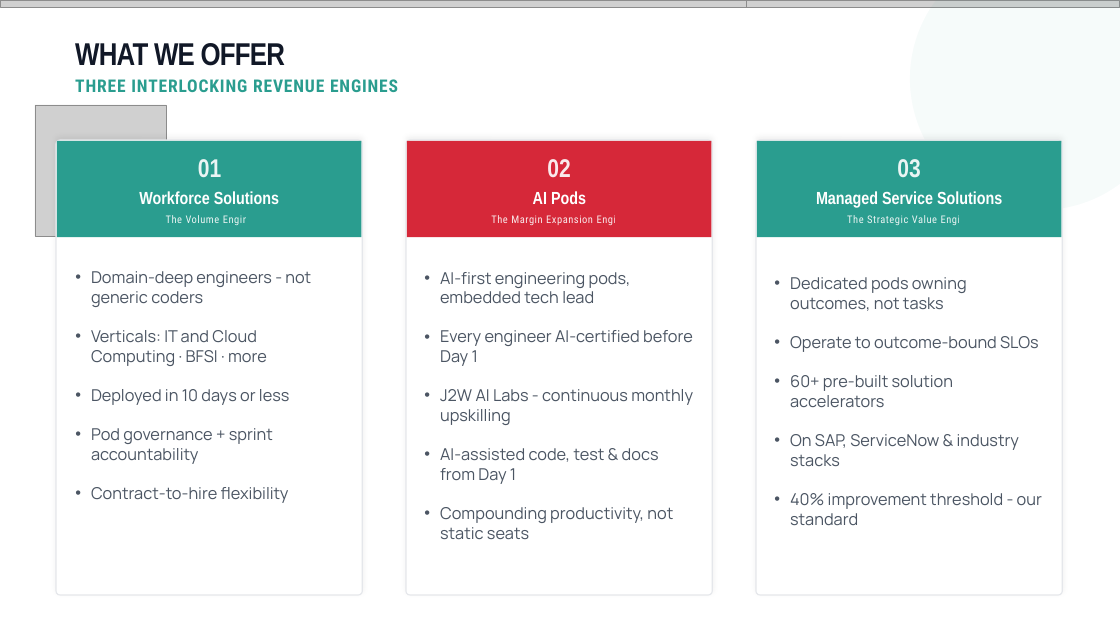
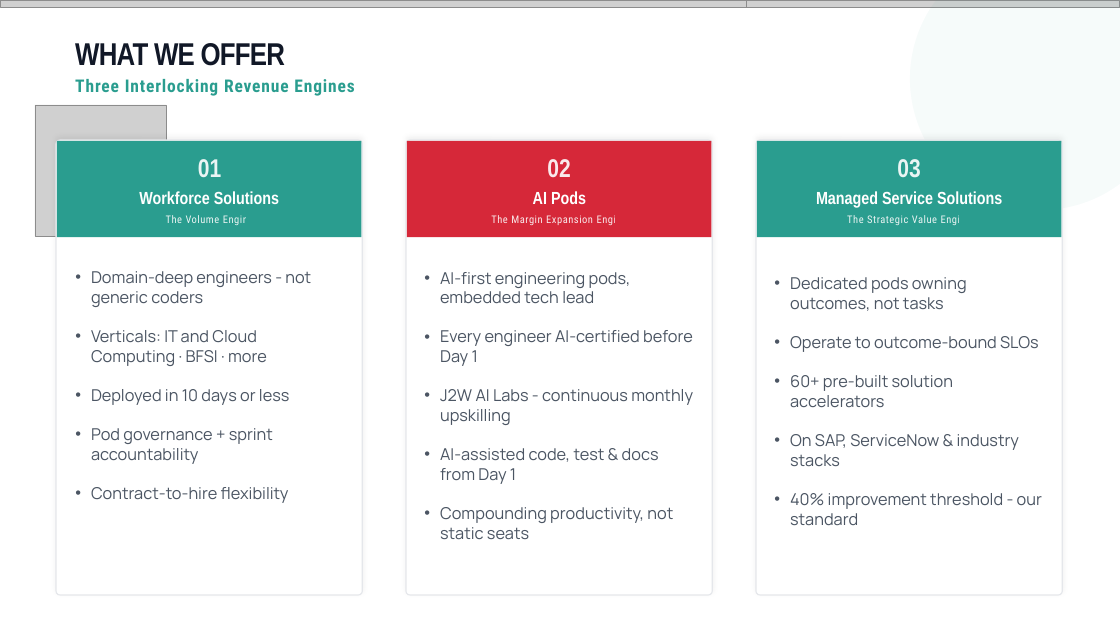
Before and after one commit to athu07/Deck-Engine, a slide deck: slide 8 of data/decks/WORKING_COPY_Master_Deck.pptx (slide 4 before the commit). Drawn at 1120x630 pixels with LibreOffice and Linux fonts; fonts in the diff are those of the drawing; grey boxes stand for pictures; background and template pictures are left out. Boxes give left, top, right and bottom in pixels: in the first picture for what was removed or moved away, otherwise in the second. Text is boxed around its words. In the diff, an @@ line names an element or a change of style, - is before the commit and + after.

```diff
--- a/data/decks/WORKING_COPY_Master_Deck.pptx
+++ b/data/decks/WORKING_COPY_Master_Deck.pptx
@@ text at bbox=[75, 79, 354, 96]: text changed @@
-THREE INTERLOCKING REVENUE ENGINES
+Three Interlocking Revenue Engines
```
Also in this commit, not shown: 13 other slides changed, 17 slides added, 116 slides removed, 30 other files.
